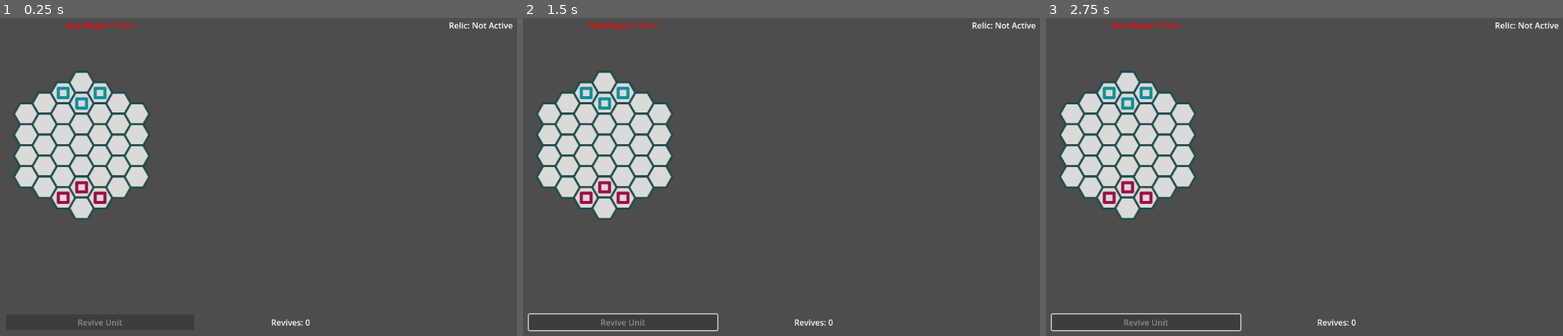
Above: before the commit, frames 1-3 (left to right).
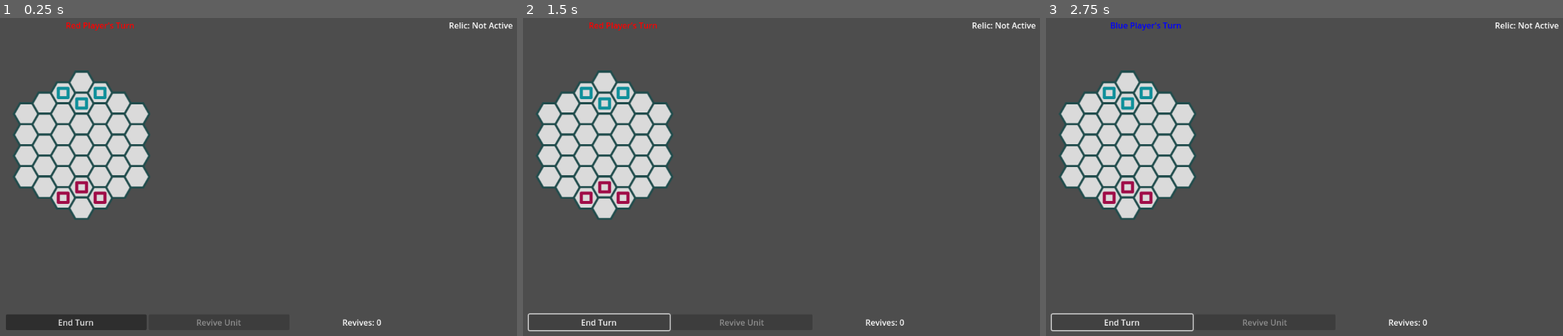
Above: after the commit, the same moments.

Repository: dokumor8/cursed_football
Game: Godot game, scene res://scenes/game/game_scene.tscn
Two runs of this game, one before a commit and one after it. Both use one fixed random seed, a clock stepped at 60 frames per second and the inputs below. The project has no main scene, so this scene is started directly.
Inputs (mouse positions are in pixels of both pictures, inside the frame that each line leads up to):
- Up to frame 1 (0.25 s): no input
- Up to frame 2 (1.5 s): click (600, 323) at 0.5 s, where only the run after the commit has a clickable "End Turn"; click (600, 323) at 1.25 s, where only the run after the commit has a clickable "End Turn"
- Up to frame 3 (2.75 s): click (1123, 323) at 2 s, where only the run after the commit has a clickable "End Turn"

The runs differ from the first frame. In frame 1, 0.3% of the frame differs, in the area x 11-74%, y 94-97%; in frame 2, 0.4%; in frame 3, 0.6%, in the area x 11-74%, y 1-99%.

Commit message:
Rework turn structure

Diff:
--- a/scenes/game/game_scene.tscn
+++ b/scenes/game/game_scene.tscn
@@ -80,6 +80,13 @@
 size_flags_horizontal = 3
 size_flags_vertical = 8
 
+[node name="EndTurnButton" type="Button" parent="UILayer/MainUIContainer/BottomBar"]
+custom_minimum_size = Vector2(120, 0)
+layout_mode = 2
+size_flags_horizontal = 3
+size_flags_vertical = 3
+text = "End Turn"
+
 [node name="ReviveButton" type="Button" parent="UILayer/MainUIContainer/BottomBar"]
 custom_minimum_size = Vector2(120, 0)
 layout_mode = 2
--- a/scripts/game/game_scene.gd
+++ b/scripts/game/game_scene.gd
@@ -26,6 +26,7 @@
 # UI elements
 @onready var turn_indicator: Label = $UILayer/MainUIContainer/TopBar/TurnIndicator
 @onready var relic_status: Label = $UILayer/MainUIContainer/TopBar/RelicStatus
+@onready var end_turn_button: Button = $UILayer/MainUIContainer/BottomBar/EndTurnButton
 @onready var revive_button: Button = $UILayer/MainUIContainer/BottomBar/ReviveButton
 @onready var revive_count: Label = $UILayer/MainUIContainer/BottomBar/ReviveCount
 
@@ -47,6 +48,12 @@
     _update_turn_indicator()
     _update_relic_status()
     _update_revive_ui()
+
+    # Connect End Turn button signal
+    end_turn_button.pressed.connect(_on_end_turn_button_pressed)
+
+    # Initialize movements for starting player (Red)
+    _reset_player_unit_movements()
 
 
 func _is_walkable(coords: Vector2i) -> bool:
@@ -87,13 +94,13 @@
         var unit_coords = selected_unit.grid_position
         print("Unit from", unit_coords)
         print("walks to", coords)
-        var reachable = get_reachable_tiles(unit_coords, selected_unit.speed)
+        var reachable = get_reachable_tiles(unit_coords, selected_unit.movement_left)
         if reachable.has(coords):
             move_unit(selected_unit, coords)
             clear_selection()
             clear_walkable_highlight()
-            # Switch to next player's turn after moving
-            _switch_player_turn()
+            # Note: Turn no longer switches automatically after moving
+            # Player must click "End Turn" button to end their turn
         else:
             # Clicked on a tile that's not reachable - clear selection
             print("Tile not reachable")
@@ -114,7 +121,7 @@
     var starting_coord = unit.grid_position
     clear_walkable_highlight()
 
-    var reachable = get_reachable_tiles(starting_coord, unit.speed)
+    var reachable = get_reachable_tiles(starting_coord, unit.movement_left)
     for tile in reachable:
         highlight_layer.set_cell(tile, 0, Vector2i(0, 0))
 
@@ -175,11 +182,23 @@
     return reachable
 
 
-func move_unit(unit, target_cell) -> void:
-    obstacles[unit.grid_position] = false
-    unit.grid_position = target_cell
-    unit.global_position = terrain_layer.to_global(terrain_layer.map_to_local(target_cell))
-    obstacles[target_cell] = true
+func move_unit(unit: Unit, target_cell) -> void:
+    # Calculate movement cost (1 per tile for now)
+    var movement_cost: int = 1
+
+    # Check if unit has enough movement left
+    if unit.movement_left >= movement_cost:
+        # Update obstacles
+        obstacles[unit.grid_position] = false
+        unit.grid_position = target_cell
+        unit.global_position = terrain_layer.to_global(terrain_layer.map_to_local(target_cell))
+        obstacles[target_cell] = true
+
+        # Decrement movement left
+        unit.movement_left -= movement_cost
+        print("Unit moved. Movement left:", unit.movement_left)
+    else:
+        print("Unit doesn't have enough movement left")
 
 
 func _switch_player_turn() -> void:
@@ -190,8 +209,19 @@
     else:
         current_player = 1
         print("Now it's Red player's turn")
+
+    # Reset movement for all units of the new current player
+    _reset_player_unit_movements()
+
     # Update the UI
     _update_turn_indicator()
+
+
+func _reset_player_unit_movements() -> void:
+    # Reset movement_left for all units belonging to current player
+    for unit: Unit in get_tree().get_nodes_in_group("units"):
+        if unit.conflict_side == current_player:
+            unit.reset_movement()
 
 
 func _update_turn_indicator() -> void:
@@ -215,3 +245,9 @@
     # This will be implemented when revive mechanics are added
     revive_button.disabled = true
     revive_count.text = "Revives: 0"
+
+
+func _on_end_turn_button_pressed() -> void:
+    # End current player's turn and switch to other player
+    print("Ending turn for player", current_player)
+    _switch_player_turn()
--- a/scripts/game/unit.gd
+++ b/scripts/game/unit.gd
@@ -3,6 +3,7 @@
 @export var conflict_side: int = 1
 @export var grid_position: Vector2i
 @export var speed: int = 2
+var movement_left: int = 2  # How much movement this unit has left this turn
 
 @onready var sprite: Sprite2D = $Sprite2D
 
@@ -13,3 +14,9 @@
         sprite.texture = preload("res://assets/images/objects/unit_red.png")
     else:
         sprite.texture = preload("res://assets/images/objects/unit_blue.png")
+    # Initialize movement for first turn
+    movement_left = speed
+
+# Reset movement at start of player's turn
+func reset_movement() -> void:
+    movement_left = speed
